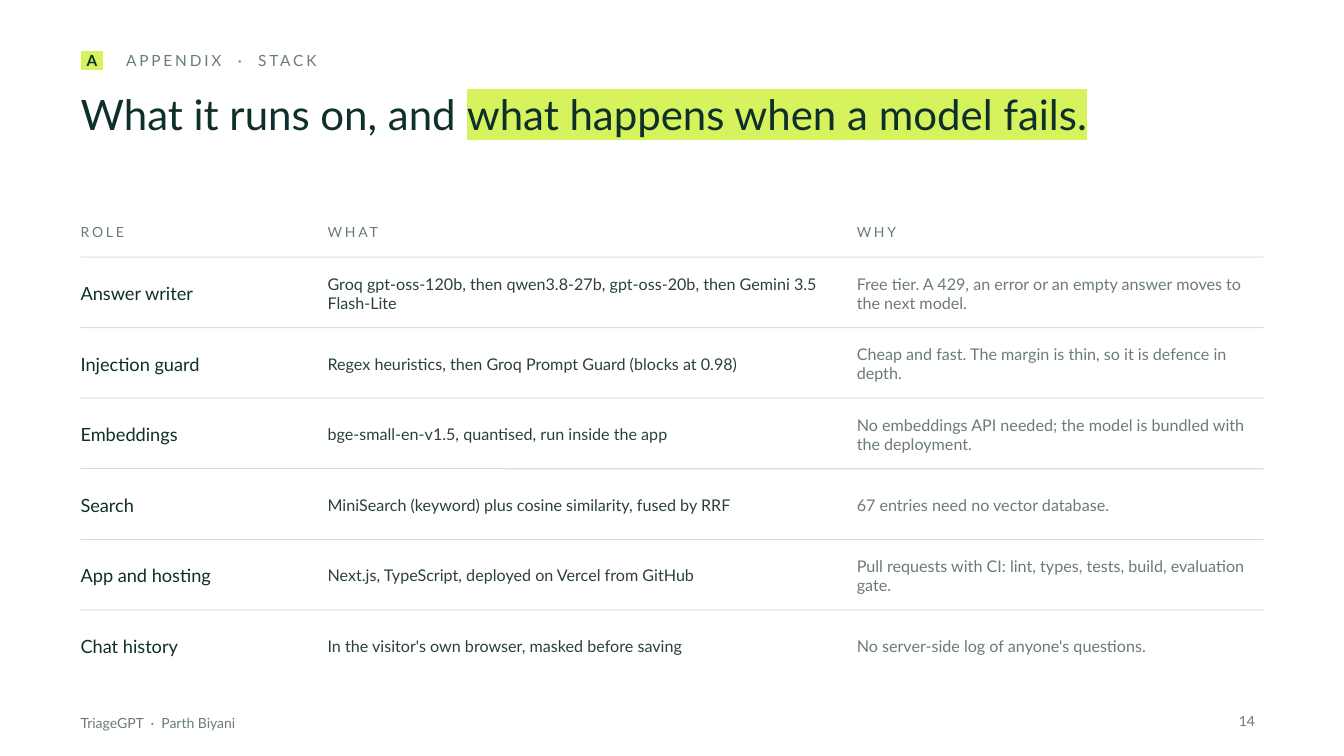
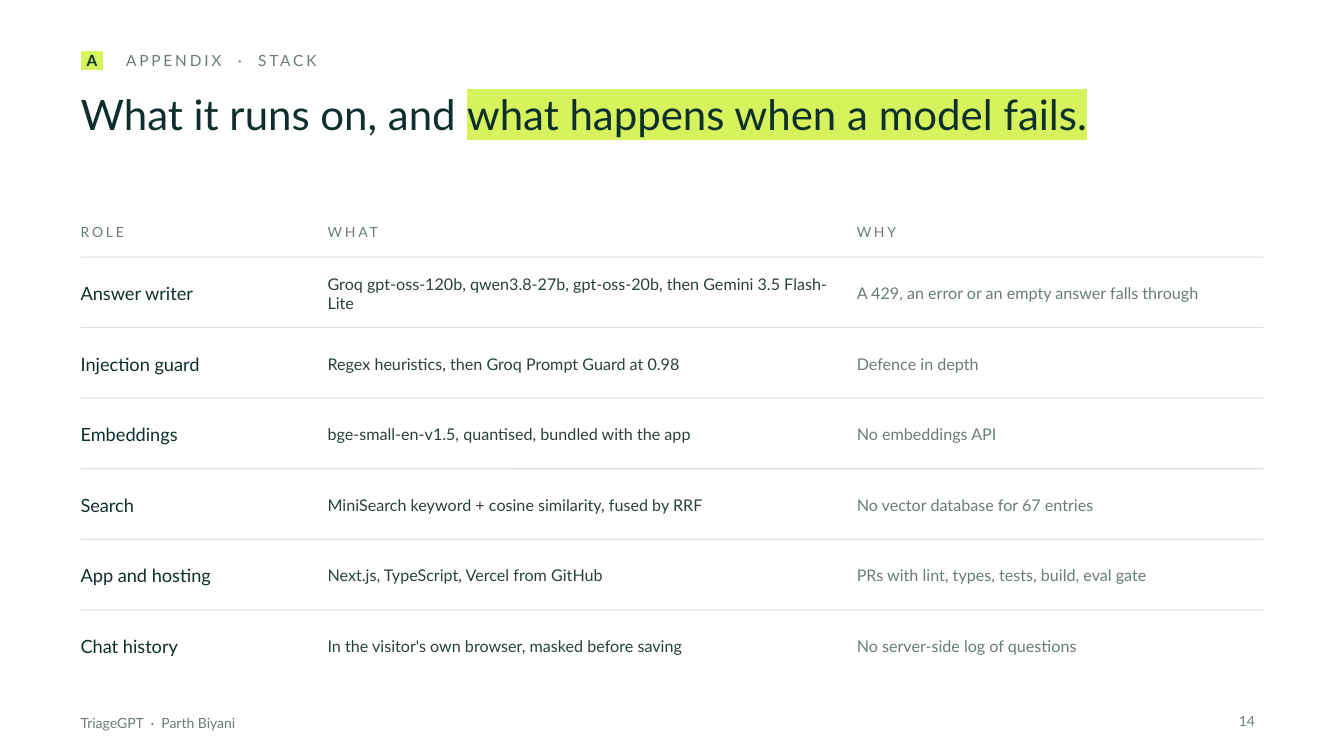
Before and after one commit to ParthBiyani/AI-Troubleshooting-Assistant, a slide deck: slide 14 of docs/presentation/TriageGPT_deck.pptx. Drawn at 1344x756 pixels with LibreOffice and Linux fonts; fonts in the diff are those of the drawing. Boxes give left, top, right and bottom in pixels: in the first picture for what was removed or moved away, otherwise in the second. Text is boxed around its words. In the diff, an @@ line names an element or a change of style, - is before the commit and + after.

```diff
--- a/docs/presentation/TriageGPT_deck.pptx
+++ b/docs/presentation/TriageGPT_deck.pptx
@@ text at bbox=[328, 278, 827, 309]: text changed @@
-Groq gpt-oss-120b, then qwen3.8-27b, gpt-oss-20b, then Gemini 3.5 Flash-Lite
+Groq gpt-oss-120b, qwen3.8-27b, gpt-oss-20b, then Gemini 3.5 Flash-Lite
@@ text at bbox=[857, 287, 1198, 302]: text changed @@
-Free tier. A 429, an error or an empty answer moves to the next model.
+A 429, an error or an empty answer falls through
@@ text at bbox=[328, 358, 680, 373]: text changed @@
-Regex heuristics, then Groq Prompt Guard (blocks at 0.98)
+Regex heuristics, then Groq Prompt Guard at 0.98
@@ text at bbox=[857, 358, 978, 373]: text changed @@
-Cheap and fast. The margin is thin, so it is defence in depth.
+Defence in depth
@@ text at bbox=[328, 428, 690, 443]: text changed @@
-bge-small-en-v1.5, quantised, run inside the app
+bge-small-en-v1.5, quantised, bundled with the app
@@ text at bbox=[857, 428, 996, 443]: text changed @@
-No embeddings API needed; the model is bundled with the deployment.
+No embeddings API
@@ text at bbox=[328, 499, 702, 514]: text changed @@
-MiniSearch (keyword) plus cosine similarity, fused by RRF
+MiniSearch keyword + cosine similarity, fused by RRF
@@ text at bbox=[857, 499, 1093, 511]: text changed @@
-67 entries need no vector database.
+No vector database for 67 entries
@@ text at bbox=[328, 569, 603, 584]: text changed @@
-Next.js, TypeScript, deployed on Vercel from GitHub
+Next.js, TypeScript, Vercel from GitHub
@@ text at bbox=[857, 569, 1147, 584]: text changed @@
-Pull requests with CI: lint, types, tests, build, evaluation gate.
+PRs with lint, types, tests, build, eval gate
@@ text at bbox=[857, 640, 1077, 655]: text changed @@
-No server-side log of anyone's questions.
+No server-side log of questions
```
Also in this commit, not shown: 12 other slides changed, 1 slide added, 1 slide removed.
